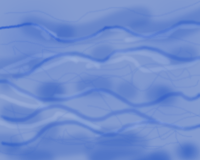
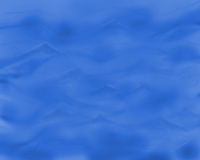
Layered file, before and after one edit (200px x 160px). Changes by layer:
added layer "Hintergrund-Kopie" above "Hintergrund" over [0,0,200,160]
